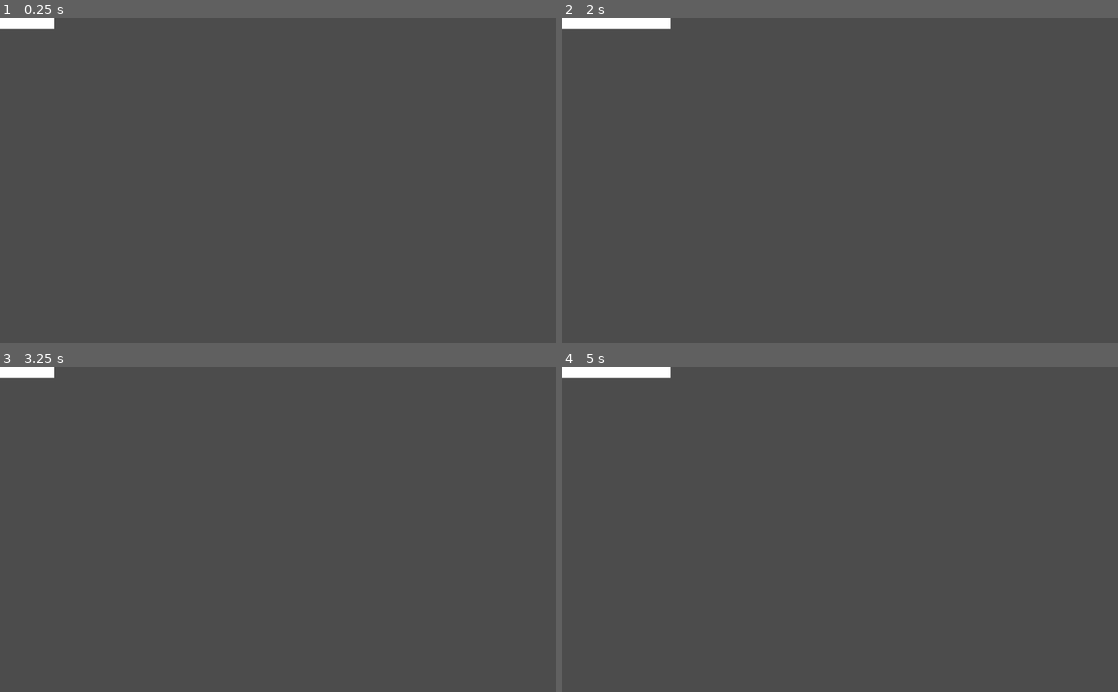
Above: before the commit, frames 1-4 (two rows, left to right).
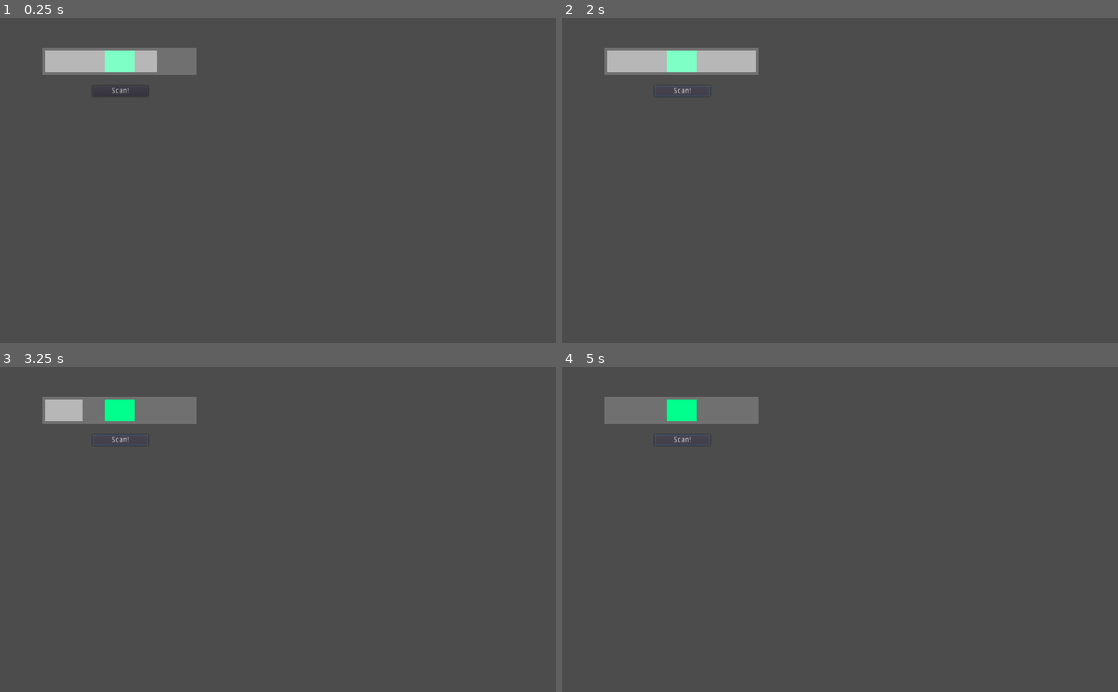
Above: after the commit, the same moments.

Repository: stuarttempleton/starscan
Game: Godot game, scene res://Scanner Minigame.tscn
Two runs of this game, one before a commit and one after it. Both use one fixed random seed, a clock stepped at 60 frames per second and the inputs below.
Inputs (mouse positions are in pixels of both pictures, inside the frame that each line leads up to):
- Up to frame 1 (0.25 s): no input
- Up to frame 2 (2 s): click (684, 92) at 0.5 s, where only the run after the commit has a clickable "Scan!"; click (684, 92) at 1.25 s, where only the run after the commit has a clickable "Scan!"
- Up to frame 3 (3.25 s): click (122, 441) at 2 s, where only the run after the commit has a clickable "Scan!"
- Up to frame 4 (5 s): no input

The runs differ from the first frame. In frame 1, 2.7% of the frame differs, in the area x 0-36%, y 0-24%; in frame 2, 3.0%; in frame 3, 2.7%; in frame 4, 3.0%.

Commit message:
Finished basic scanning minigame.

Diff:
--- a/Oscillator.gd
+++ b/Oscillator.gd
@@ -1,6 +1,6 @@
 extends Control
 
-export var maxScale = 5.0
+export var maxSize = 1.0
 export var targetT = 0.0
 
 # Called when the node enters the scene tree for the first time.
@@ -9,4 +9,4 @@
 
 
 func _process(delta):
-	self.rect_scale.x = maxScale * targetT
+	self.rect_size.x = maxSize * targetT
--- a/Scanner Minigame.gd
+++ b/Scanner Minigame.gd
@@ -3,17 +3,53 @@
 export(NodePath) var oscillator_path
 var oscillator
 
+export(NodePath) var bg_path
+var bg
+
+export(NodePath) var targetZone_path
+var targetZone
+
+signal success
+signal fail
+
 export var speed = 0.5
 export var greenMin = 0.4
 export var greenMax = 0.6
-var x = 0.0
+const amplitude = 2.0
+var x = amplitude #starting at maxX ensures the bar always starts at the left end
+
+var scanButtonPressed = false
 
 # Called when the node enters the scene tree for the first time.
 func _ready():
 	oscillator = get_node(oscillator_path)
+	bg = get_node(bg_path)
+	targetZone = get_node(targetZone_path)
 
+	#Fit oscillator within bg assuming bg offset left of origin is margin
+	var bgMargin = -bg.rect_position.x
+	oscillator.maxSize = bg.rect_size.x - bgMargin * 2
+
+	#Place target zone as a fraction of max oscillator size
+	targetZone.rect_position.x = oscillator.maxSize * greenMin
+	targetZone.rect_size.x = oscillator.maxSize * (greenMax - greenMin)
+
+	#These lines only exist for diagnostic purposes, remove them
+	self.connect("success", self, "_reset")
+	self.connect("fail", self, "_reset")
 
 # Called every frame. 'delta' is the elapsed time since the previous frame.
 func _process(delta):
-	x = fmod(x + delta * speed, 2.0)
-	oscillator.targetT = abs(x - 1.0)
+	if not scanButtonPressed:
+		x = fmod(x + delta * speed, amplitude)
+		oscillator.targetT = abs(x - 1.0)
+
+func _on_Button_pressed():
+	scanButtonPressed = true
+	var score = abs(x - 1.0)
+	var success = (score >= greenMin and score <= greenMax)
+	print("Scanned! x=" + str(x) + ", max=" + str(amplitude) + ", scored " + str(score) + ", goal range=" + str(greenMin) + "..." + str(greenMax) + ". Result: " + ("Success." if success else "Fail."))
+	emit_signal("success" if success else "fail")
+
+func _reset():
+	scanButtonPressed = false
--- a/Scanner Minigame.tscn
+++ b/Scanner Minigame.tscn
@@ -5,16 +5,50 @@
 
 [node name="Node2D" type="Node2D"]
 
-[node name="Scanner Minigame" type="Node" parent="."]
+[node name="Scanner Minigame" type="Node2D" parent="."]
+position = Vector2( 83.4163, 79.7002 )
 script = ExtResource( 1 )
 oscillator_path = NodePath("Oscillator")
-speed = 2.0
+bg_path = NodePath("BG")
+targetZone_path = NodePath("TargetZone")
+speed = 1.0
+
+[node name="BG" type="ColorRect" parent="Scanner Minigame"]
+margin_left = -5.0
+margin_top = -25.0
+margin_right = 279.0
+margin_bottom = 25.0
+color = Color( 0.443137, 0.443137, 0.443137, 1 )
+__meta__ = {
+"_edit_use_anchors_": false
+}
+
+[node name="TargetZone" type="ColorRect" parent="Scanner Minigame"]
+margin_top = -20.0
+margin_right = 40.0
+margin_bottom = 20.0
+color = Color( 0, 1, 0.552941, 1 )
+__meta__ = {
+"_edit_use_anchors_": false
+}
 
 [node name="Oscillator" type="ColorRect" parent="Scanner Minigame"]
 margin_top = -20.0
 margin_right = 40.0
 margin_bottom = 20.0
+color = Color( 1, 1, 1, 0.494118 )
 script = ExtResource( 2 )
 __meta__ = {
 "_edit_use_anchors_": false
 }
+
+[node name="Button" type="Button" parent="Scanner Minigame"]
+margin_left = 87.0566
+margin_top = 45.3371
+margin_right = 190.057
+margin_bottom = 65.3371
+text = "Scan!"
+__meta__ = {
+"_edit_use_anchors_": false
+}
+[connection signal="pressed" from="Scanner Minigame/Button" to="Scanner Minigame" method="_on_Button_pressed"]
